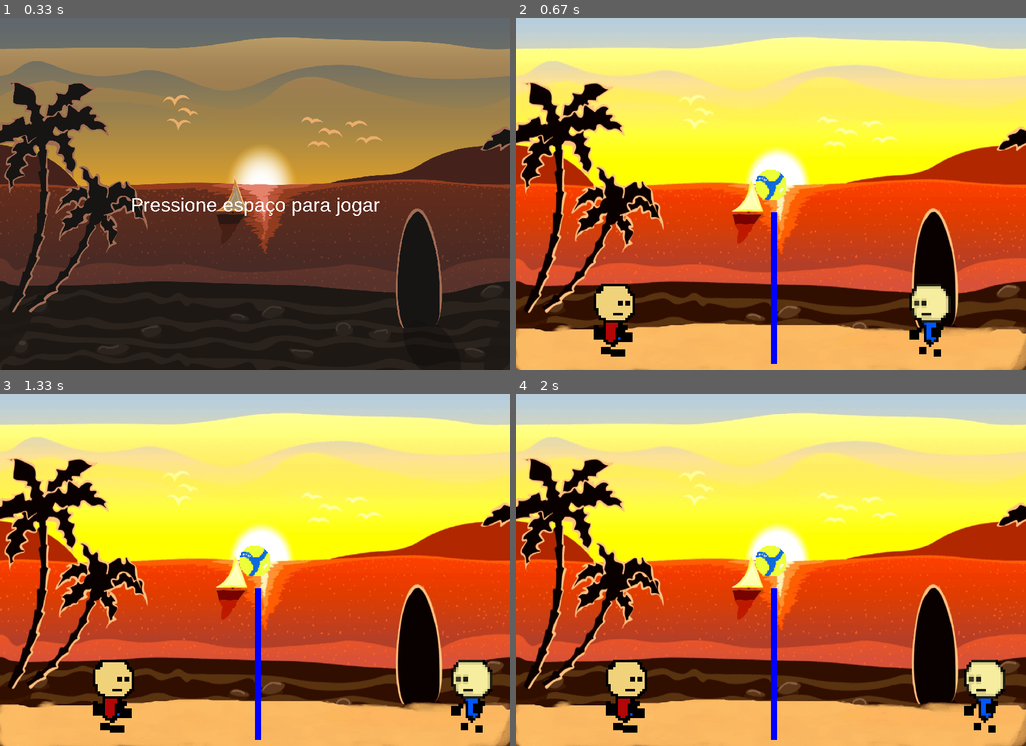
Above: before the commit, frames 1-4 (two rows, left to right).
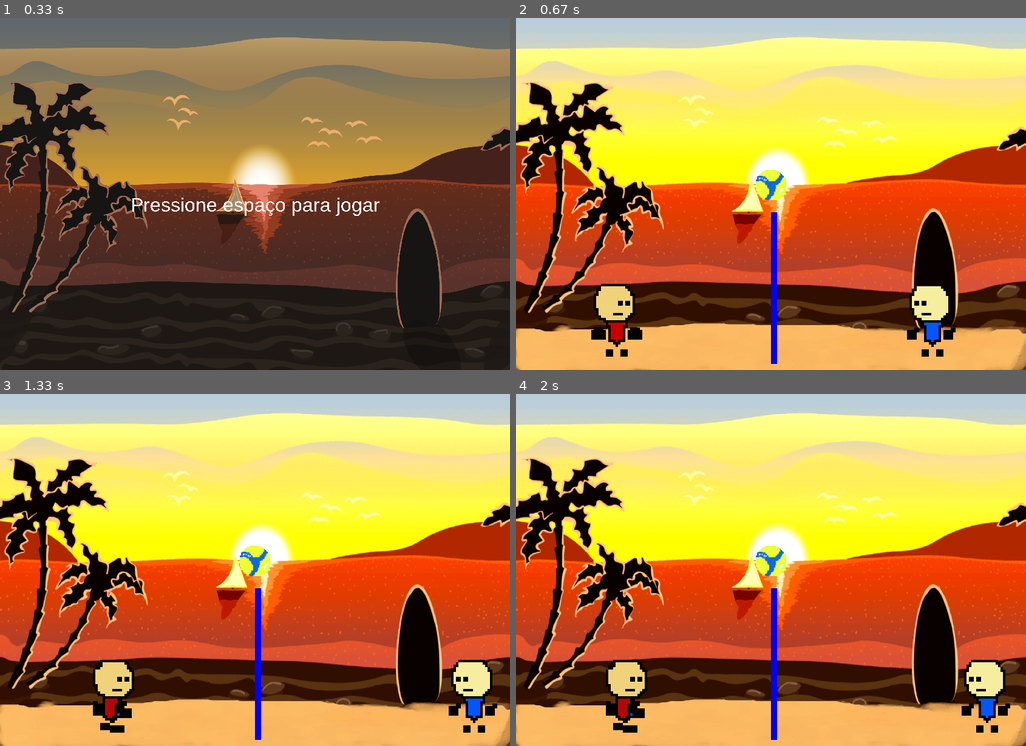
Above: after the commit, the same moments.

Repository: luiskeyd/volei-pygame
Game: pygame game, started from jogo.py
The game is run twice, just before and just after one commit, with the same random seed, the same clock (stepped at 60 frames per second) and the same inputs.
Inputs:
- Up to frame 1 (0.33 s): no input
- Up to frame 2 (0.67 s): tap Space at 0.33 s
- Up to frame 3 (1.33 s): hold Right 0.67-1.13 s; hold Right from 1.17 s (still down); hold D from 1.17 s (still down)
- Up to frame 4 (2 s): release Right at 1.63 s; release D at 1.63 s; hold Left from 1.67 s (still down); hold A from 1.67 s (still down)

Frame 1 is identical in both runs. In frame 2, 0.9% of the frame differs, in the area x 14-87%, y 75-97%; in frame 3, 0.6%; in frame 4, 0.6%.

Commit message:
transferencia das sprites

Diff:
--- a/jogo.py
+++ b/jogo.py
@@ -1,7 +1,7 @@
 import pygame
 import constantes #pasta onde estarão as variaveis
 import sprites #imagens do jogo
-import os
+import os # arquivos
 
 
 
@@ -39,13 +39,9 @@
             self.relogio.tick(constantes.FPS)
             self.eventos()
             self.jogador1.movimento(1)
-            self.jogador1.andar()
             self.jogador2.movimento(2)
-            self.jogador2.andar()
             self.atualizar_sprites()
             self.desenhar_sprites()
-
-
 
     def eventos(self):
         #define os eventos do jogo
@@ -111,7 +107,7 @@
                         esperando = False
 
     def imagem_de_fundo(self,x, y):
-        self.imagem_inicial = pygame.image.load('imagens/imagem_de_fundo.png')
+        self.imagem_inicial = pygame.image.load(sprites.TELA_INICIAL)
         self.imagem_inicial = pygame.transform.scale(self.imagem_inicial, (constantes.LARGURA, constantes.ALTURA))
         self.rect = self.imagem_inicial.get_rect()
         self.rect.topleft = (0, 0)
@@ -121,7 +117,7 @@
         pygame.draw.rect(self.tela, constantes.AZUL, [constantes.LARGURA//2 ,320  , 10, constantes.TAMANHO_REDE], 0 )
 
     def imagem_de_game_play(self):
-        self.imagem_gameplay = pygame.image.load('imagens/imagem_de_gameplay.png')
+        self.imagem_gameplay = pygame.image.load(sprites.TELA_DE_GAMEPLAY )
         self.imagem_gameplay = pygame.transform.scale(self.imagem_gameplay, (constantes.LARGURA, constantes.ALTURA))
         self.rect = self.imagem_gameplay.get_rect()
         self.rect.topleft = (0, 0)
@@ -131,13 +127,6 @@
 
     def mostrar_tela_final(self):
         pass
-
-
-
-#mensagem_ganhador = None
-#ativaçao_jogo = True
-#tempo_tela_mensagem = 0
-#pergunta_final = False
 
 class Jogador(pygame.sprite.Sprite):
     def __init__(self, player):
@@ -145,26 +134,26 @@
         if player == 1:
             self.sprites = []
 
-            self.sprites.append(pygame.image.load('imagens/jogador1_andando.1.png'))
-            self.sprites.append(pygame.image.load('imagens/jogador1_andando.2.png'))
-            self.sprites.append(pygame.image.load('imagens/jogador1_andando.3.png'))
-            self.sprites.append(pygame.image.load('imagens/jogador1_andando.4.png'))
+            self.sprites.append(pygame.image.load(sprites.J1_FRAME_1))
+            self.sprites.append(pygame.image.load(sprites.J1_FRAME_2))
+            self.sprites.append(pygame.image.load(sprites.J1_FRAME_3))
+            self.sprites.append(pygame.image.load(sprites.J1_FRAME_4))
 
             self.atual = 0
             self.image = self.sprites[self.atual]
             self.image = pygame.transform.scale(self.image,(32*4,32*4))
             self.rect= self.image.get_rect()
             self.rect.topleft = constantes.X_JOGADOR1, constantes.Y_JOGADOR1
-            self.animar= False
+            self.animar=False
             self.posicao_x1 = constantes.X_JOGADOR1
             self.rect.x = self.posicao_x1
 
         else:
             self.sprites = []
-            self.sprites.append(pygame.image.load('imagens/jogador2_andando.1 (1).png'))
-            self.sprites.append(pygame.image.load('imagens/jogador2_andando.2 (1).png'))
-            self.sprites.append(pygame.image.load('imagens/jogador2_andando.3 (1).png'))
-            self.sprites.append(pygame.image.load('imagens/jogador2_andando.4 (1).png'))
+            self.sprites.append(pygame.image.load(sprites.J2_FRAME_1))
+            self.sprites.append(pygame.image.load(sprites.J2_FRAME_2))
+            self.sprites.append(pygame.image.load(sprites.J2_FRAME_3))
+            self.sprites.append(pygame.image.load(sprites.J2_FRAME_4))
 
             self.atual = 0
             self.image = self.sprites[self.atual]
@@ -175,51 +164,52 @@
             self.posicao_x2 = constantes.X_JOGADOR2
             self.rect.x = self.posicao_x2
 
-    def movimento(self, esquerda):
+    def movimento(self, player):
         teclas_pressionadas = pygame.key.get_pressed()
-        if esquerda ==1:
+        if player == 1:
             if teclas_pressionadas[pygame.K_d]:
                 self.rect.x +=5
+                self.andar(1)
             if teclas_pressionadas[pygame.K_a]:
                 self.rect.x -=5
+                self.andar(1)
         else:
             if teclas_pressionadas[pygame.K_RIGHT]:
                 self.rect.x +=5
+                self.andar(2)
             if teclas_pressionadas[pygame.K_LEFT]:
                 self.rect.x -=5
+                self.andar(2)
+
+
 
 
     def update(self):
-        if self.animar==True:
-            self.atual= self.atual+ 0.2
-            if self.atual>= len(self.sprites):
-                self.atual = 0
-                self.animar=False
-            self.image= self.sprites[int(self.atual)]
-            self.image = pygame.transform.scale(self.image,(32*4,32*4))
-
-
-    def andar(self):
-        self.animar=True
-
+            if self.animar==True:
+                self.atual= self.atual+ 0.2
+                if self.atual>= len(self.sprites):
+                    self.atual = 0
+                    self.animar=False
+                self.image= self.sprites[int(self.atual)]
+                self.image = pygame.transform.scale(self.image,(32*4,32*4))
+
+
+    def andar(self, player):
+        if player == 1 or player == 2:
+            self.animar=True
 
 
 class Bola(pygame.sprite.Sprite):
     def __init__(self):
         pygame.sprite.Sprite.__init__(self)
 
-        self.sprite = (pygame.image.load('imagens/bola mikasa (1).png'))
+        self.sprite = (pygame.image.load(sprites.BOLA))
         self.image = self.sprite
         self.image = pygame.transform.scale(self.image,(50,50))
         self.rect= self.image.get_rect()
         self.rect.midtop = (constantes.LARGURA//2, 250)
 
 
-
-
-
-
-
 volei = Jogo()
 volei.mostrar_tela_inicial()
 
--- a/sprites.py
+++ b/sprites.py
@@ -0,0 +1,20 @@
+# sprite da bola
+BOLA = 'imagens/bola mikasa (1).png'
+
+# sprites do jogador 1
+J1_FRAME_1 = 'imagens/jogador1_andando.1.png'
+J1_FRAME_2 = 'imagens/jogador1_andando.2.png'
+J1_FRAME_3 = 'imagens/jogador1_andando.3.png'
+J1_FRAME_4 = 'imagens/jogador1_andando.4.png'
+
+#sprites do jogador 2
+
+J2_FRAME_1 = 'imagens/jogador2_andando.1 (1).png'
+J2_FRAME_2 = 'imagens/jogador2_andando.2 (1).png'
+J2_FRAME_3 = 'imagens/jogador2_andando.3 (1).png'
+J2_FRAME_4 = 'imagens/jogador2_andando.4 (1).png'
+
+# sprites de fundo
+
+TELA_INICIAL = 'imagens/imagem_de_fundo.png'
+TELA_DE_GAMEPLAY = 'imagens/imagem_de_gameplay.png'
